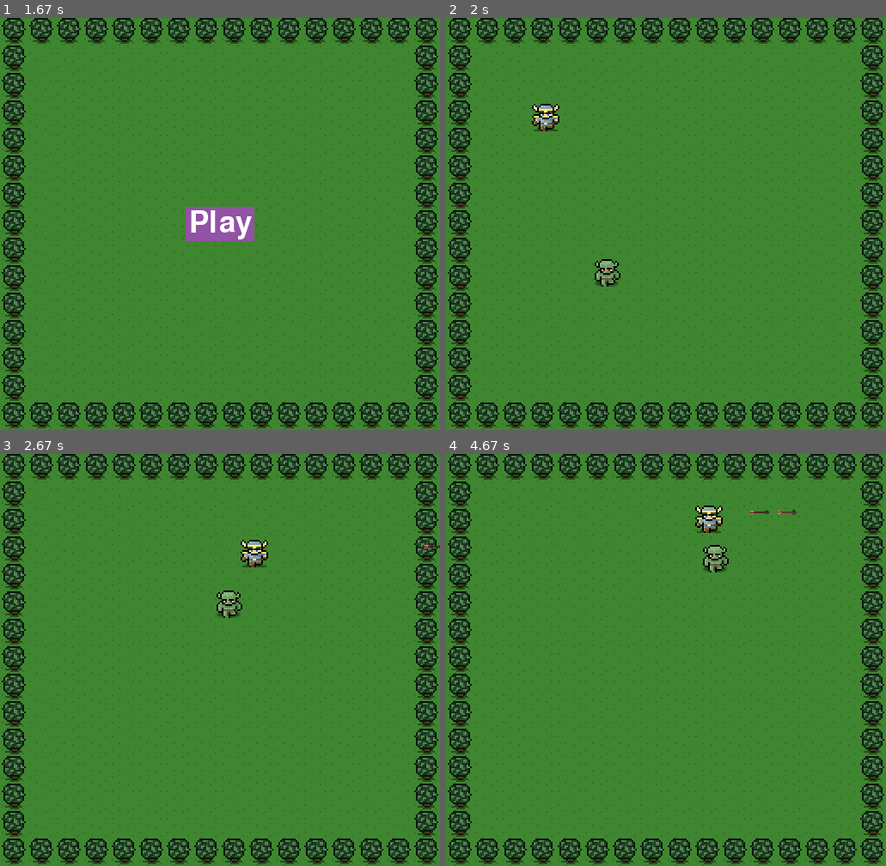
Above: before the commit, frames 1-4 (two rows, left to right).
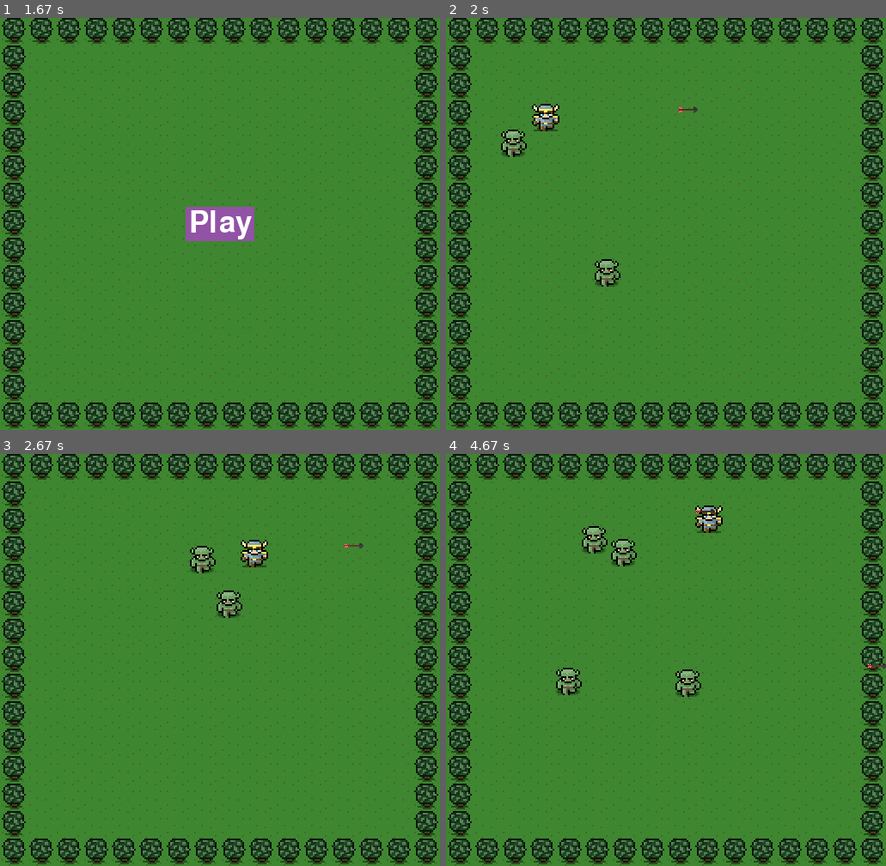
Above: after the commit, the same moments.

Repository: brandonhdez7/unit1
Game: pygame game, started from pygame_shooter/game.py
The game is run twice, just before and just after one commit, with the same random seed, the same clock (stepped at 60 frames per second) and the same inputs.
Inputs:
- Up to frame 1 (1.67 s): tap Space at 0.33 s; hold Right 0.67-1.13 s; hold Up 1.17-1.63 s
- Up to frame 2 (2 s): click "Play" at 1.72 s
- Up to frame 3 (2.67 s): hold Right 2-2.47 s; hold Left from 2.5 s (still down); tap Space at 2.57 s
- Up to frame 4 (4.67 s): tap Space at 2.87, 3.13, 3.47, 3.77, 3.9, 4.3, 4.6 s; release Left at 3.03 s; hold Down 3.07-3.37 s; hold Left 3.4-3.8 s; hold Up 3.83-4.2 s; hold Right from 4.23 s (still down)

Frame 1 is identical in both runs. In frame 2, 0.3% of the frame differs, in the area x 12-58%, y 21-34%; in frame 3, 0.4%; in frame 4, 1.7%, in the area x 25-100%, y 13-59%.

Commit message:
Pygame updates

Diff:
--- a/pygame_shooter/Arrow.py
+++ b/pygame_shooter/Arrow.py
@@ -6,11 +6,22 @@
         super(Arrow, self).__init__()
         self.x = theHero.x
         self.y = theHero.y
-        self.speed = 25
+        self.speed = 10
         self.rect = pygame.Rect(0,0,58,19)
         self.rect.centerx = self.x
         self.rect.top = self.y
+        self.arrows = []
+        self.arrows.append(pygame.image.load("arrow1.png"))
+        self.arrows.append(pygame.image.load("arrow2.png"))
+        self.arrows.append(pygame.image.load("arrow3.png"))
+        self.arrows.append(pygame.image.load("arrow4.png"))
+        self.img = self.arrows[0]
+        self.cur_arrow = 0
 
     def update_me(self):
+        self.cur_arrow += 1
+        if self.cur_arrow > 3:
+            self.cur_arrow = 0
+        self.img = self.arrows[self.cur_arrow]
         self.x += self.speed
         self.rect.x = self.x
--- a/pygame_shooter/game.py
+++ b/pygame_shooter/game.py
@@ -40,7 +40,8 @@
 goblin_image = pygame.image.load("goblin.png")
 hero_image = pygame.image.load("hero.png")
 monster_image = pygame.image.load("monster.png")
-arrow_image = pygame.image.load("Arrow-copy.png")
+tick = 0
+# arrow_image = pygame.image.load("Arrow-copy.png")
 # heroLoc = {
 #     "x": 0,
 #     "y": 0
@@ -53,6 +54,9 @@
 game_start = False
 #loop will run as long as boolean is true
 while game_on:
+    tick += 1
+    if (tick % 90 == 0):
+        badGuys.add(BadGuy())
     #in the game loop
     #listen for event and quit if the user closes window
     #========EVENT CHECKER=============================
@@ -110,7 +114,7 @@
 
         for arrow in arrows:
             arrow.update_me()
-            pygame_screen.blit(arrow_image,[arrow.x, arrow.y])
+            pygame_screen.blit(arrow.img,[arrow.x, arrow.y])
 
         #draw bad guys
         for badGuy in badGuys:
Binary file added: pygame_shooter/arrow1.png
Binary file added: pygame_shooter/arrow2.png
Binary file added: pygame_shooter/arrow3.png
Binary file added: pygame_shooter/arrow4.png
